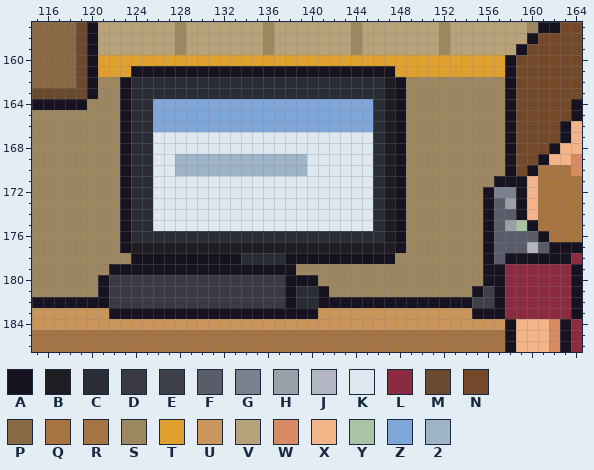
Pixel-art file, stored at office/site_trailer_a.aseprite. Above is the file before it was changed.
320x320 pixels, 1 frame. Colours within 5 levels of each other are drawn and written as one. Shown: x 115..164, y 157..186.
Palette (. is transparent): A #17121f  B #1e1e22  C #2a2d36  D #3a3a44  E #3e4049  F #5a5d69  G #7b828f  H #9aa0a8  J #b3b6c2  K #dde8f0  L #8c2b40  M #6a4a2e  N #74492a  P #8a6a44  Q #a8743f  R #a57445  S #9c8760  T #e0a030  U #c9955a  V #b8a27a  W #d88a62  X #f3b488  Y #a9c3a4  Z #7fa6d8  2 #9fb4c8
Pixels before, first column x 115:
157 PPPPMAVVVVVVVSVVVVVVVSVVVVVVVSVVVVVVVSVVVVVVVSAANN
158 PPPPMAVVVVVVVSVVVVVVVSVVVVVVVSVVVVVVVSVVVVVVVANNNN
159 PPPPMAVVVVVVVSVVVVVVVSVVVVVVVSVVVVVVVSVVVVVVANNNNN
160 PPPPMATTTTTTTTTTTTTTTTTTTTTTTTTTTTTTTTTTTTTANNNNNN
161 PPPPMATTTAAAAAAAAAAAAAAAAAAAAAAAATTTTTTTTTTANNNNNN
162 PPPPMASSACCCCCCCCCCCCCCCCCCCCCCCBASSSSSSSSSANNNNNN
163 MMMMMASSACCCCCCCCCCCCCCCCCCCCCCCBASSSSSSSSSANNNNNN
164 AAAAASSSACCZZZZZZZZZZZZZZZZZZZZCBASSSSSSSSSANNNNNA
165 SSSSSSSSACCZZZZZZZZZZZZZZZZZZZZCBASSSSSSSSSANNNNNA
166 SSSSSSSSACCZZZZZZZZZZZZZZZZZZZZCBASSSSSSSSSANNNNAX
167 SSSSSSSSACCKKKKKKKKKKKKKKKKKKKKCBASSSSSSSSSANNNNAX
168 SSSSSSSSACCKKKKKKKKKKKKKKKKKKKKCBASSSSSSSSSANNNAXX
169 SSSSSSSSACCKK222222222222KKKKKKCBASSSSSSSSSANNAXXW
170 SSSSSSSSACCKK222222222222KKKKKKCBASSSSSSSSSANAQQQW
171 SSSSSSSSACCKKKKKKKKKKKKKKKKKKKKCBASSSSSSSSAAAXQQQQ
172 SSSSSSSSACCKKKKKKKKKKKKKKKKKKKKCBASSSSSSSAGGAXQQQQ
173 SSSSSSSSACCKKKKKKKKKKKKKKKKKKKKCBASSSSSSSAFHAXQQQQ
174 SSSSSSSSACCKKKKKKKKKKKKKKKKKKKKCBASSSSSSSAFFAXQQQQ
175 SSSSSSSSACCKKKKKKKKKKKKKKKKKKKKCBASSSSSSSAFHYAQQQQ
176 SSSSSSSSACCCCCCCCCCCCCCCCCCCCCCCBASSSSSSSAFFFFAQQQ
177 SSSSSSSSABBBBBBBBBBBBBBBBBBBBBBBBASSSSSSSAFFFJFAAA
178 SSSSSSSSSAAAAAAAAAACCCCAAAAAAAAAASSSSSSSSAFAAAAAAL
179 SSSSSSSAAAAAAAAAAAAAAAAASSSSSSSSSSSSSSSSSAALLLLLLA
180 SSSSSSADDDDDDDDDDDDDDDDAAASSSSSSSSSSSSSSSAALLLLLLA
181 SSSSSSADDDDDDDDDDDDDDDDACCASSSSSSSSSSSSSAEALLLLLLA
182 AAAAAAADDDDDDDDDDDDDDDDACCAAAAAAAAAAAAAAEEALLLLLLA
183 UUUUUUUAAAAAAAAAAAAAAAAAAAUUUUUUUUUUUUUUAAALLLLLLA
184 UUUUUUUUUUUUUUUUUUUUUUUUUUUUUUUUUUUUUUUUUUUAXXXWAL
185 RRRRRRRRRRRRRRRRRRRRRRRRRRRRRRRRRRRRRRRRRRRAXXXWAL
186 RRRRRRRRRRRRRRRRRRRRRRRRRRRRRRRRRRRRRRRRRRRAXXXWAL
After the commit:
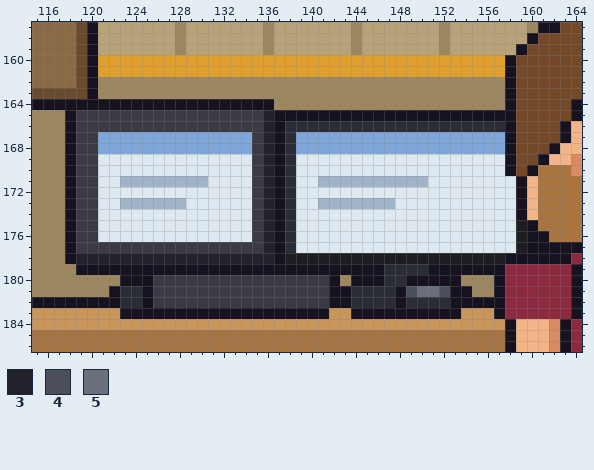
Colours new in this view: 3 #22222b  4 #4a4f5a  5 #6a6f7a
Difference:
layer "Kb1" removed
layer "Phone1" removed
y 161: x 124..147 AAAAAAAAAAAAAAAAAAAAAAAA -> TTTTTTTTTTTTTTTTTTTTTTTT
y 162..163: x 123..148 ACCCCCCCCCCCCCCCCCCCCCCCBA -> SSSSSSSSSSSSSSSSSSSSSSSSSS
y 164: x 120..122 SSS -> AAA; x 124..148 CCZZZZZZZZZZZZZZZZZZZZCBA -> AAAAAAAAAAAAASSSSSSSSSSSS
y 165: x 118..147 SSSSSACCZZZZZZZZZZZZZZZZZZZZCB -> ADDDDDDDDDDDDDDDDD3AAAAAAAAAAA; x 149..157 SSSSSSSSS -> AAAAAAAAA
y 166: x 118..145 SSSSSACCZZZZZZZZZZZZZZZZZZZZ -> ADDDDDDDDDDDDDDDDD3ACCCCCCCC; x 147..157 BASSSSSSSSS -> CCCCCCCCCCC
y 167..168: x 118..157 SSSSSACCKKKKKKKKKKKKKKKKKKKKCBASSSSSSSSS -> ADDZZZZZZZZZZZZZZD3ACZZZZZZZZZZZZZZZZZZZ
y 169..170: x 118..125 SSSSSACC -> ADDKKKKK; x 128..139 222222222222 -> KKKKKKKD3ACK; x 146..157 CBASSSSSSSSS -> KKKKKKKKKKKK
y 171: x 118..130 SSSSSACCKKKKK -> ADDKK22222222; x 135..138 KKKK -> D3AC; x 141..158 KKKKKCBASSSSSSSSAA -> 2222222222KKKKKKKK
y 172: x 118..125 SSSSSACC -> ADDKKKKK; x 135..138 KKKK -> D3AC; x 146..158 CBASSSSSSSAGG -> KKKKKKKKKKKKK
y 173: x 118..128 SSSSSACCKKK -> ADDKK222222; x 135..138 KKKK -> D3AC; x 141..158 KKKKKCBASSSSSSSAFH -> 2222222KKKKKKKKKKK
y 174: x 118..125 SSSSSACC -> ADDKKKKK; x 135..138 KKKK -> D3AC; x 146..158 CBASSSSSSSAFF -> KKKKKKKKKKKKK
y 175: x 118..125 SSSSSACC -> ADDKKKKK; x 135..138 KKKK -> D3AC; x 146..159 CBASSSSSSSAFHY -> KKKKKKKKKKKKKB
y 176: x 118..137 SSSSSACCCCCCCCCCCCCC -> ADDKKKKKKKKKKKKKKD3A; x 139..160 CCCCCCCCBASSSSSSSAFFFF -> KKKKKKKKKKKKKKKKKKKKBA
y 177: x 118..161 SSSSSABBBBBBBBBBBBBBBBBBBBBBBBASSSSSSSAFFFJF -> ADDDDDDDDDDDDDDDDD3ACKKKKKKKKKKKKKKKKKKKKBAA
y 178: x 118..157 SSSSSSAAAAAAAAAACCCCAAAAAAAAAASSSSSSSSAF -> A333333333333333333ABBBBBBBBBBBBBBBBBBBB
y 179: x 119..121 SSS -> AAA; x 139..155 SSSSSSSSSSSSSSSSS -> AAAAAAAACCCCAAAAA
y 180: x 121..125 ADDDD -> SSAAA; x 138..142 AAASS -> DDDDA; x 144..153 SSSSSSSSSS -> AAACCAAAAA; x 156 A -> S
y 181: x 121..125 ADDDD -> SACCA; x 138..156 ACCASSSSSSSSSSSSSAE -> DDDDAACCCCA4554AASS
y 182: x 122..125 DDDD -> ACCA; x 138..141 ACCA -> DDDD; x 144..147 AAAA -> CCCC; x 149..152 AAAA -> CCCC; x 155..156 EE -> AA
y 183: x 122 A -> U; x 141 U -> A; x 144..153 UUUUUUUUUU -> AAAAAAAAAA; x 155..156 AA -> UU
